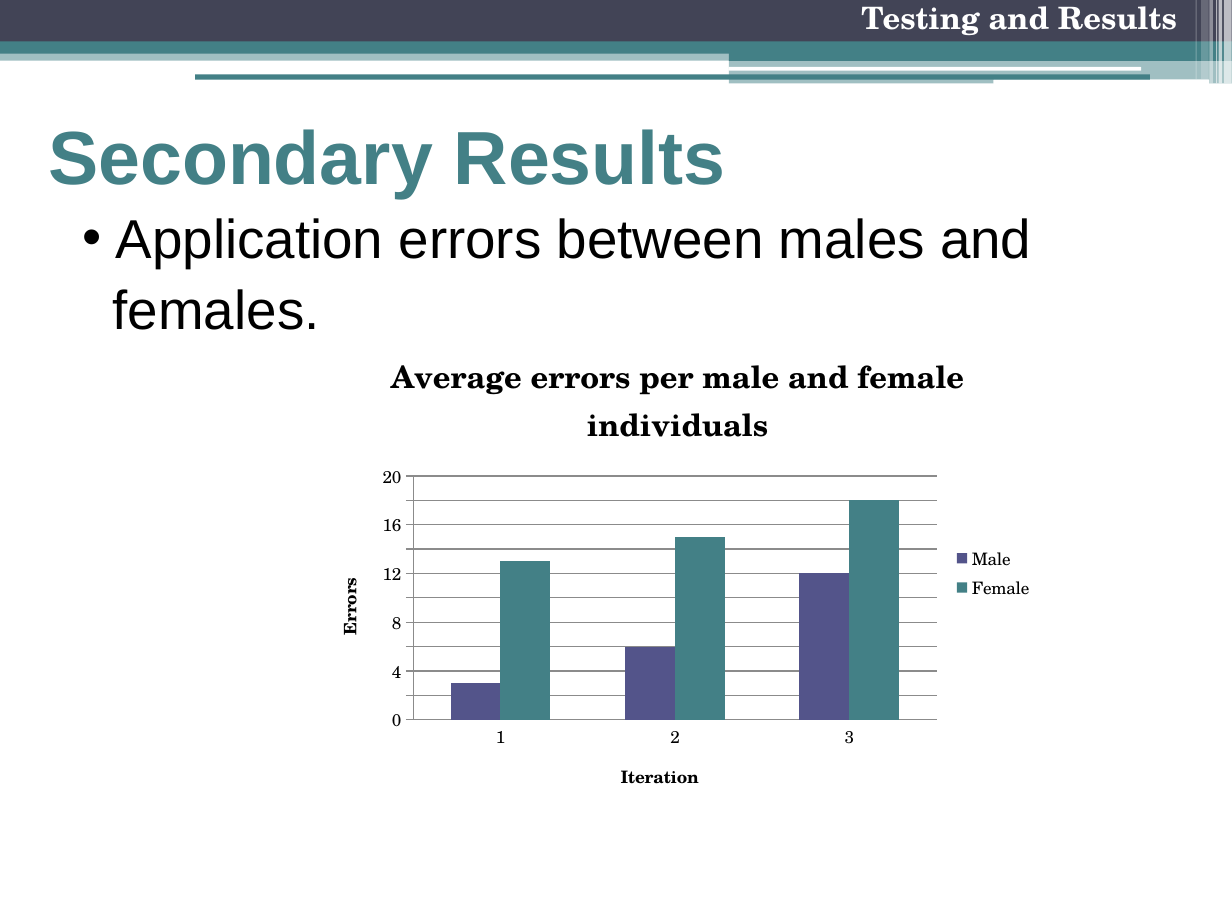
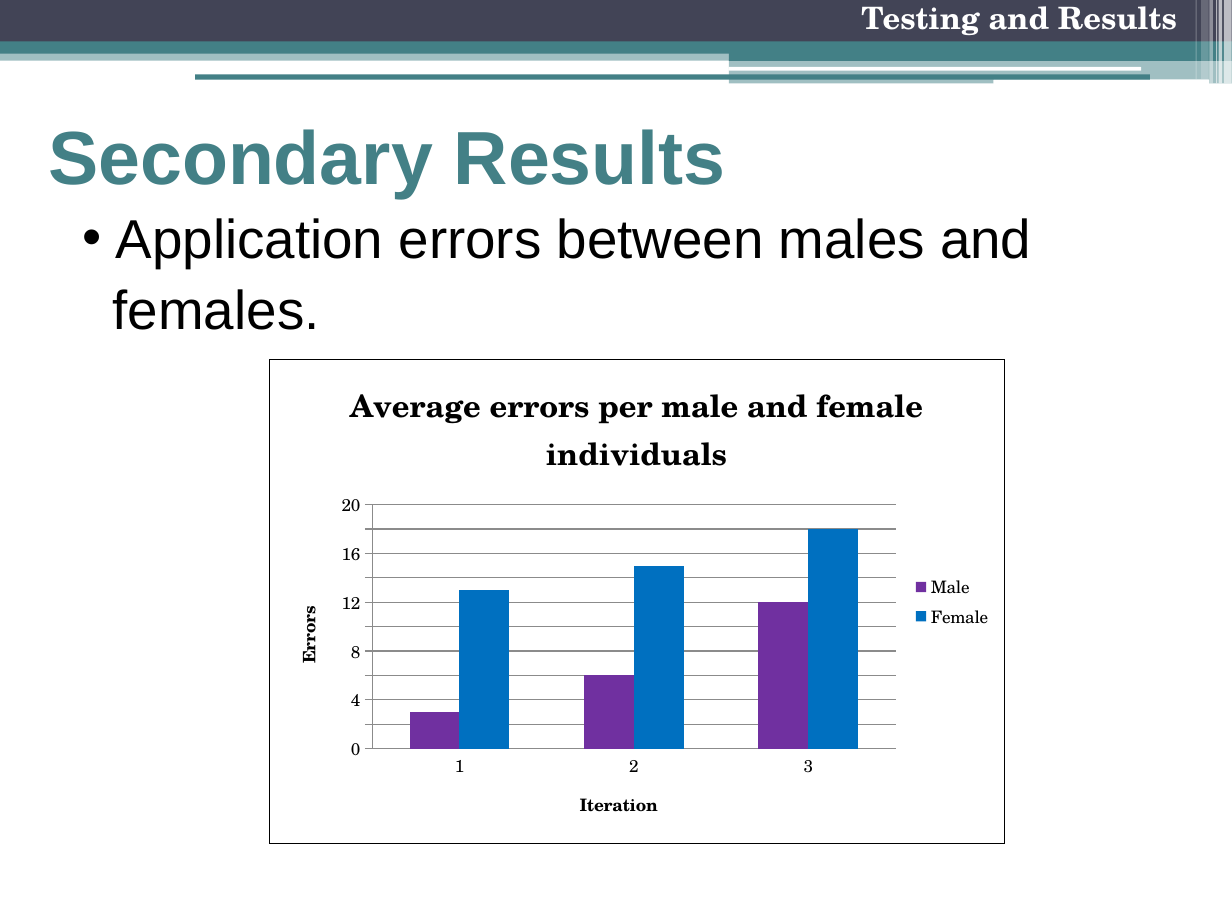
Before and after one commit to freecole/Lab-project, a slide deck: slide 29 of Presentation/3 Nov/Final Presentation.pptx. Drawn at 1232x924 pixels with LibreOffice and Linux fonts; fonts in the diff are those of the drawing. Boxes give left, top, right and bottom in pixels: in the first picture for what was removed or moved away, otherwise in the second. Text is boxed around its words. In the diff, an @@ line names an element or a change of style, - is before the commit and + after.

Commit message:
changed the graph colours

```diff
--- a/Presentation/3 Nov/Final Presentation.pptx
+++ b/Presentation/3 Nov/Final Presentation.pptx
@@ column chart at box(269, 360, 1004, 844) @@
@@ colour of Male #53548A to #7030A0 @@
@@ colour of Female #438086 to #0070C0 @@
@@ border changed @@
@@ column chart: place and size @@
-column chart at box(310, 330, 1046, 814)
+column chart at box(269, 360, 1004, 844)
```
Also in this commit, not shown: 9 other slides changed.
